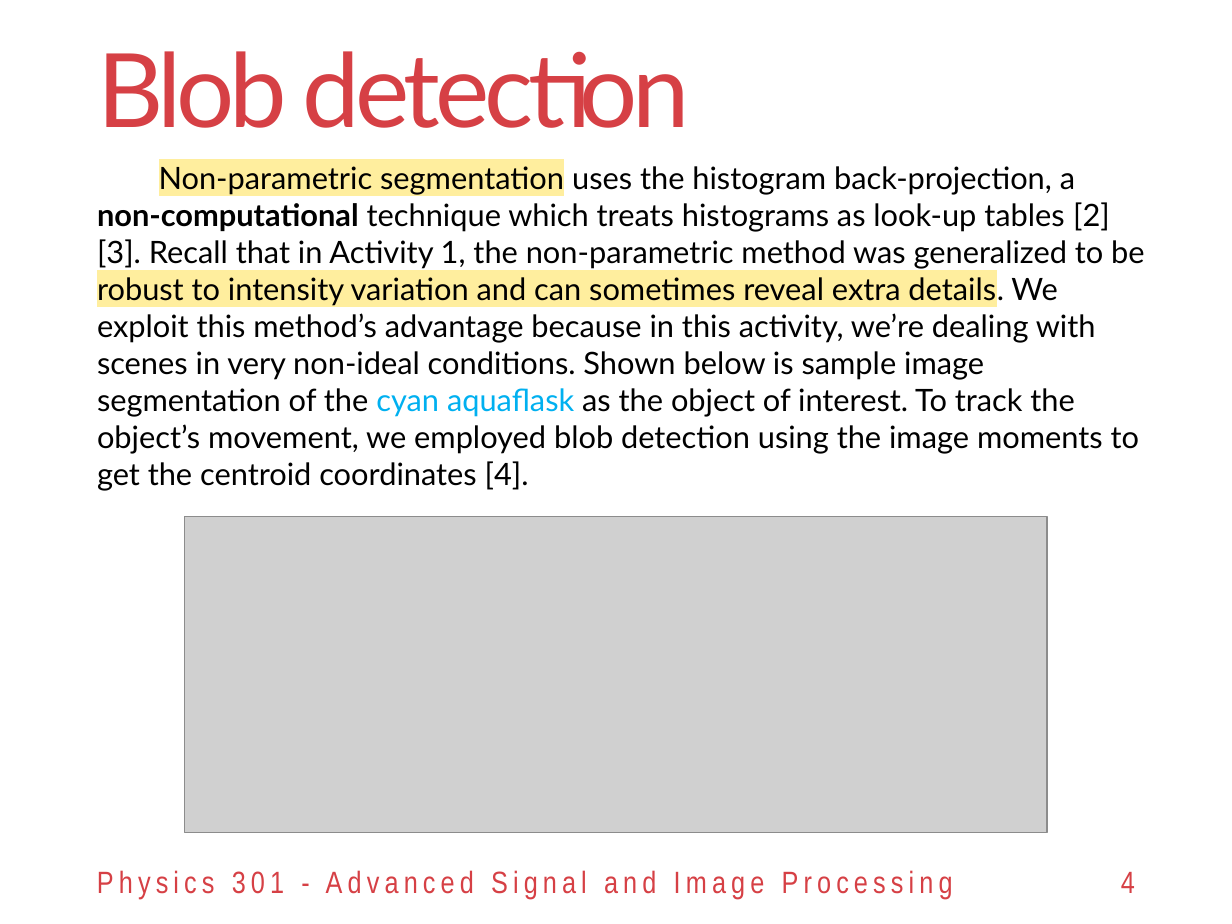
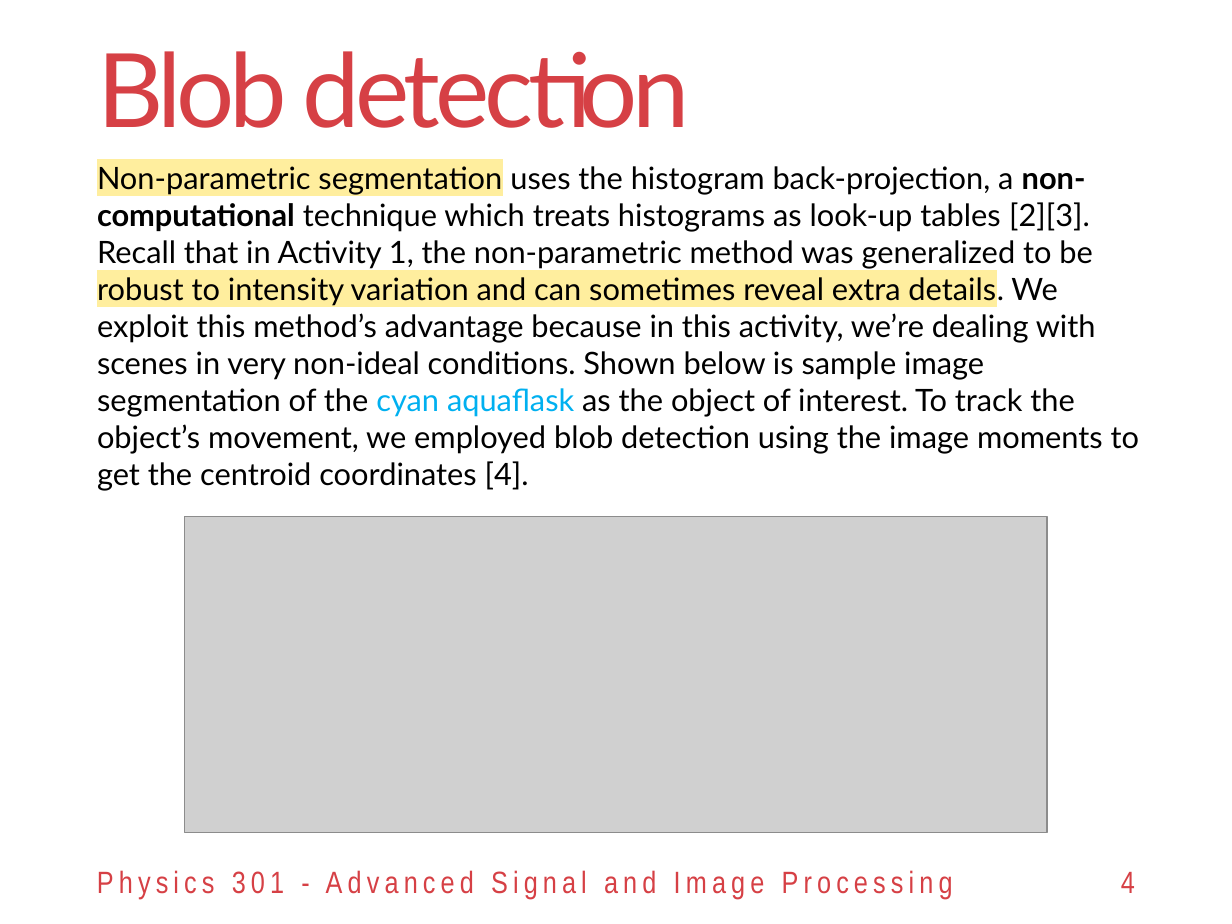
Before and after one commit to reneprincipejr/Physics-301, a slide deck: slide 4 of 05 Video Processing/Activity 5 - Video Processing.pptx. Drawn at 1232x924 pixels with LibreOffice and Linux fonts; fonts in the diff are those of the drawing; grey boxes stand for pictures; background and template pictures are left out. Boxes give left, top, right and bottom in pixels: in the first picture for what was removed or moved away, otherwise in the second. Text is boxed around its words. In the diff, an @@ line names an element or a change of style, - is before the commit and + after.

```diff
--- a/05 Video Processing/Activity 5 - Video Processing.pptx
+++ b/05 Video Processing/Activity 5 - Video Processing.pptx
@@ text "Non-parametric segmentation uses the histogram ..." at (97,166,1139,491): indent changed @@
```
Also in this commit, not shown: 2 other slides changed, 22 other files.
